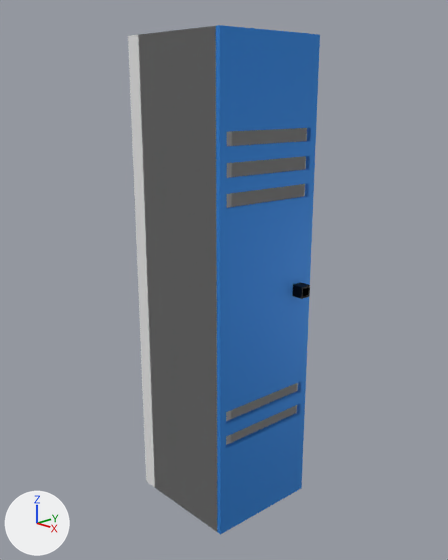
The Blender file locker/closedLocker.blend as it was, and as the next commit left it.
The view is the same before and after, from a camera (50 mm lens) standing at (3.77, -3.54, 3.55) and looking at (0.07, -0.01, 2.04). Every picture has the same lights, and +X, +Y and +Z are marked at lower left.
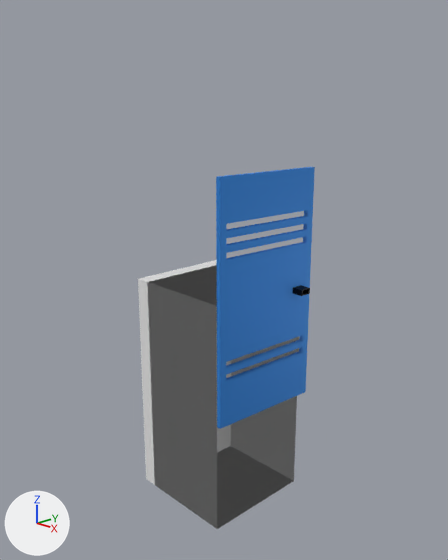
Pixel boxes (x1, y1, x2, y2) of what changed, in the pictures (448 x 560 px):
'Cube', moved, rescaled (10% narrower, 47% shorter): before (128, 26, 307, 532); after (138, 260, 299, 529)
'Cube.001', rescaled (49% shorter): before (216, 25, 320, 535); after (216, 167, 315, 429)

Edits to the bpy script that builds the scene:
```text
Change ob_cube_001:
    ob_cube_001.scale: (0.02, 0.5, 2.0) -> (0.02, 0.5, 1.0)
Change ob_cube:
    ob_cube.location: (0.0, 0.0, 2.0) -> (0.0, 0.0, 1.029)
    ob_cube.scale: (0.5, 0.5, 2.0) -> (0.5, 0.5, 1.0)
```
